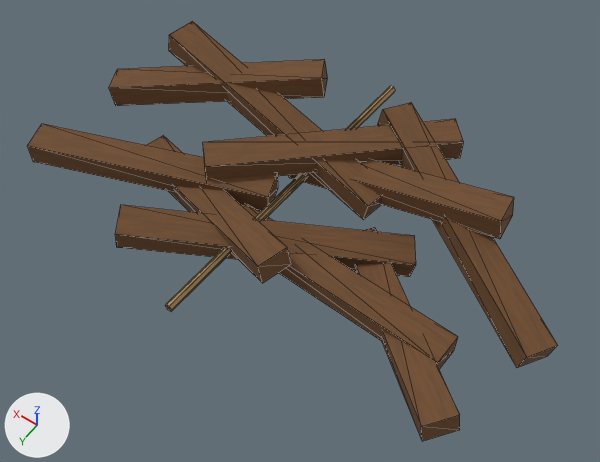
One commit to the OBJ model Assets/ProjectOEN/ProductionArt/Meshes/environment_set_dressing/en-023_storm_damage_debris_set__broken_shelter_parts.obj: the scene before it, then after it.
One viewpoint serves both versions: a camera (50 mm lens) standing at (-0.843, 1.186, 1.835) and looking at (-0.049, 0.074, 0.088). The axes (+X, +Y, +Z) are drawn at lower left. The lights are the same throughout. The older version comes first. Mesh edges are drawn as thin lines. Where no turn or scale is listed for an object, it has been applied to the vertices. Vertices at exactly the same position are counted once.

Names of what the first picture shows: 'en-023_storm_damage_debris_set__broken_shelter_parts'.
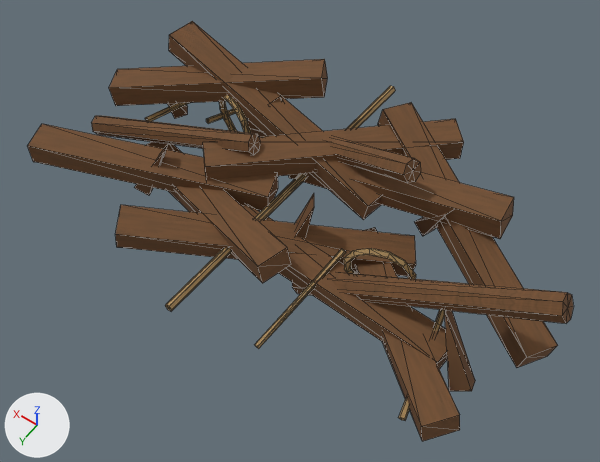
The change, as JSON lines over the scene's bpy script:
```json
{"block": "me_en_023_storm_damage_debris_set__broken_shelter_parts", "where": "# used by ob_en_023_storm_damage_debris_set__broken_shelter_parts; location = (0.0, 0.0, 0.0)"}
{"op": "remove", "block": "me_en_023_storm_damage_debris_set__broken_shelter_parts", "code": "me_en_023_storm_damage_debris_set__broken_shelter_parts.from_pydata(...)  # 94 vertices, 144 faces; spans x -0.76..0.74, y -0.53..0.47, z -0.03..0.29"}
{"op": "add", "block": "me_en_023_storm_damage_debris_set__broken_shelter_parts", "code": "me_en_023_storm_damage_debris_set__broken_shelter_parts.from_pydata(...)  # 322 vertices, 548 faces; spans x -0.76..0.74, y -0.53..0.47, z -0.03..0.37"}
{"block": "me_en_023_storm_damage_debris_set__broken_shelter_parts", "change": "me_en_023_storm_damage_debris_set__broken_shelter_parts part 1"}
{"block": "me_en_023_storm_damage_debris_set__broken_shelter_parts", "change": "228 vertices are added at x -0.76..0.69, y -0.37..0.4, z -0.01..0.37"}
{"block": "me_en_023_storm_damage_debris_set__broken_shelter_parts", "change": "132 new faces join them, mat_wood (picture img_wood_albedo_png)"}
{"block": "me_en_023_storm_damage_debris_set__broken_shelter_parts", "change": "272 new faces join them, mat_rope (picture img_rope_albedo_png)"}
```

Changed parts and their boxes [x1, y1, x2, y2] in the pictures (600 x 462 px):
```json
{"object": "en-023_storm_damage_debris_set__broken_shelter_parts", "change": "reshaped", "before": [27, 21, 558, 441], "after": [27, 21, 573, 441]}
{"part": 1, "of": "me_en_023_storm_damage_debris_set__broken_shelter_parts", "change": "added", "after": [92, 95, 573, 421]}
```
